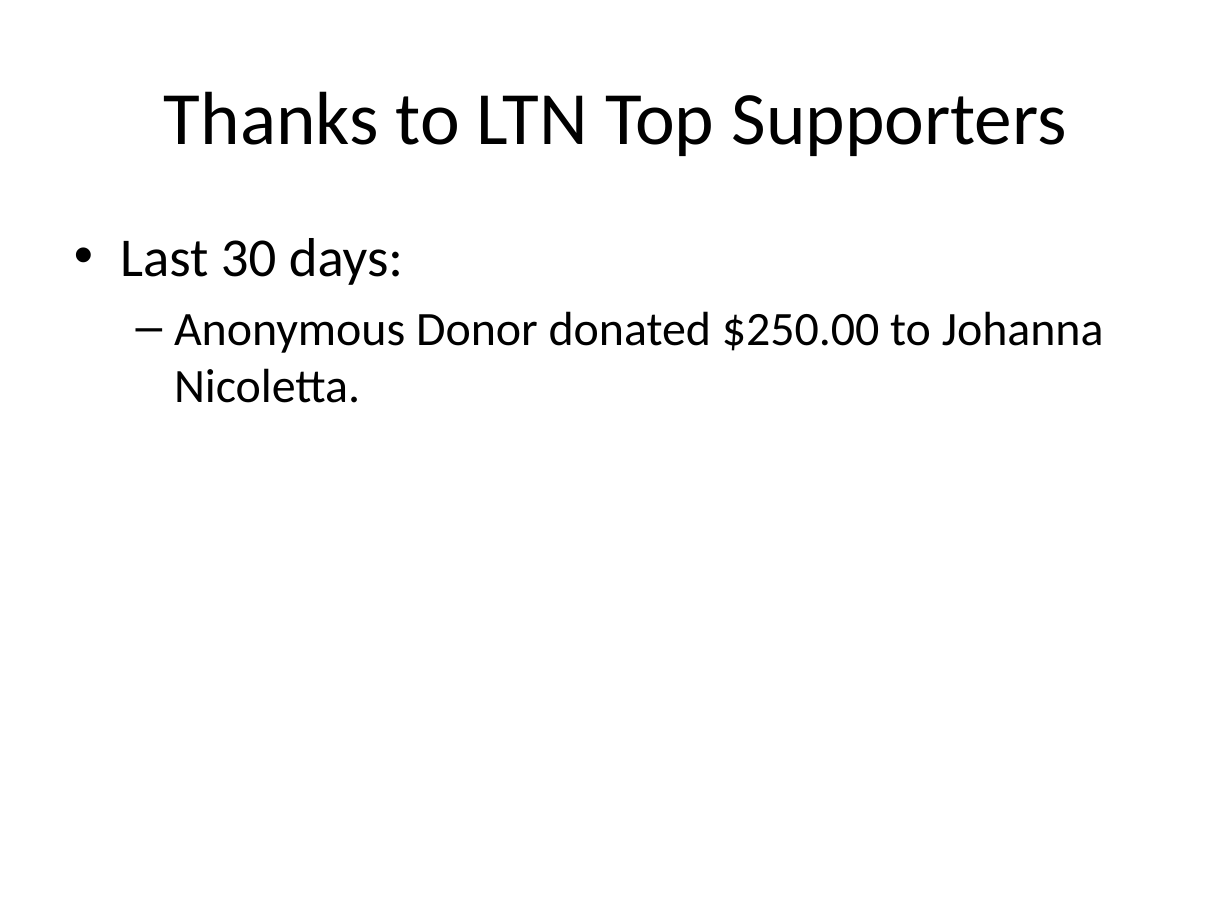
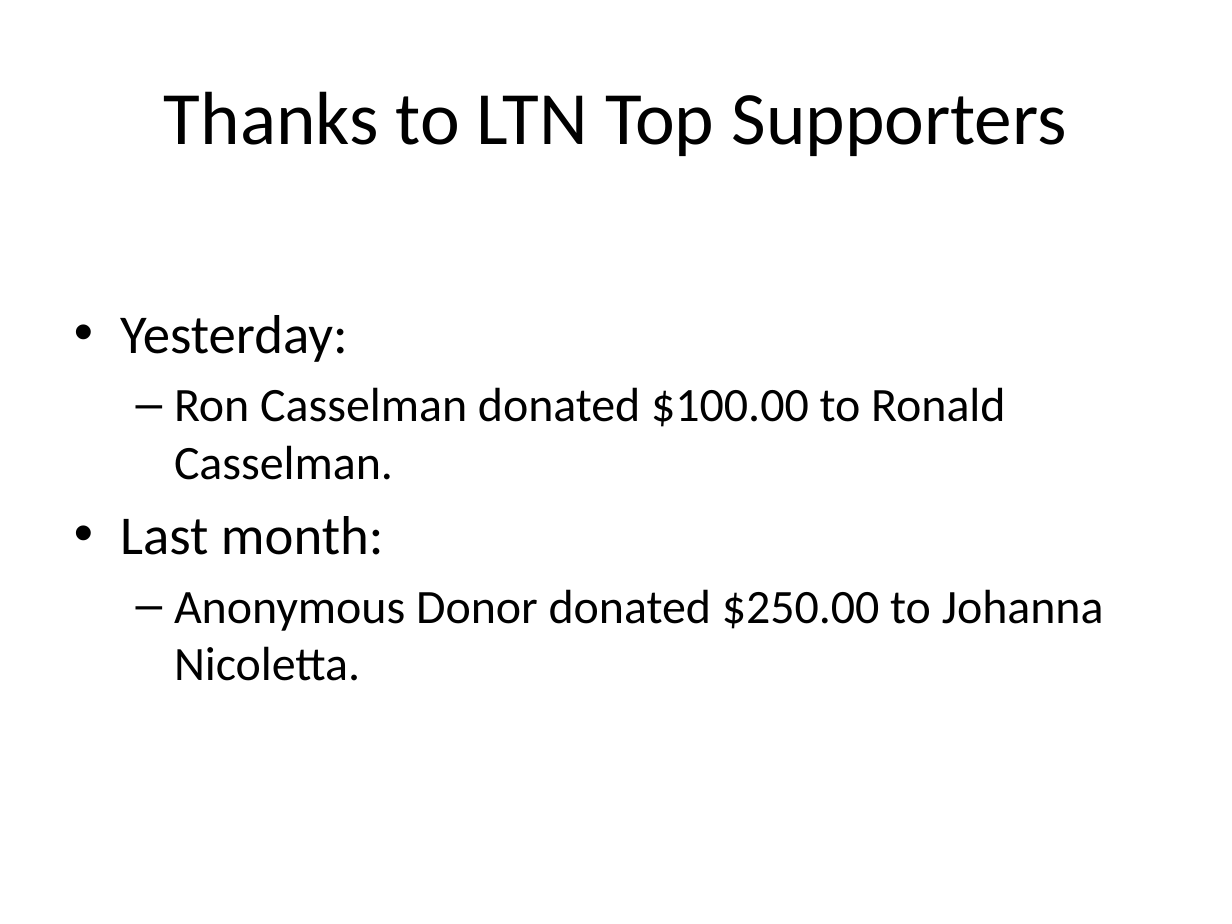
Before and after one commit to eelsfai/LTN-2017, a slide deck: slide 2 of app/data/visual_data/results.pptx. Drawn at 1232x924 pixels with LibreOffice and Linux fonts; fonts in the diff are those of the drawing. Boxes give left, top, right and bottom in pixels: in the first picture for what was removed or moved away, otherwise in the second. Text is boxed around its words. In the diff, an @@ line names an element or a change of style, - is before the commit and + after.

```diff
--- a/app/data/visual_data/results.pptx
+++ b/app/data/visual_data/results.pptx
@@ text at [120, 315, 1005, 555]: text changed; size 32 to 28 pt @@
-• Last 30 days:
+• Yesterday:
+  – Ron Casselman donated $100.00 to Ronald Casselman.
+• Last month:
```
Also in this commit, not shown: 1 other slide changed, 10 other files.
